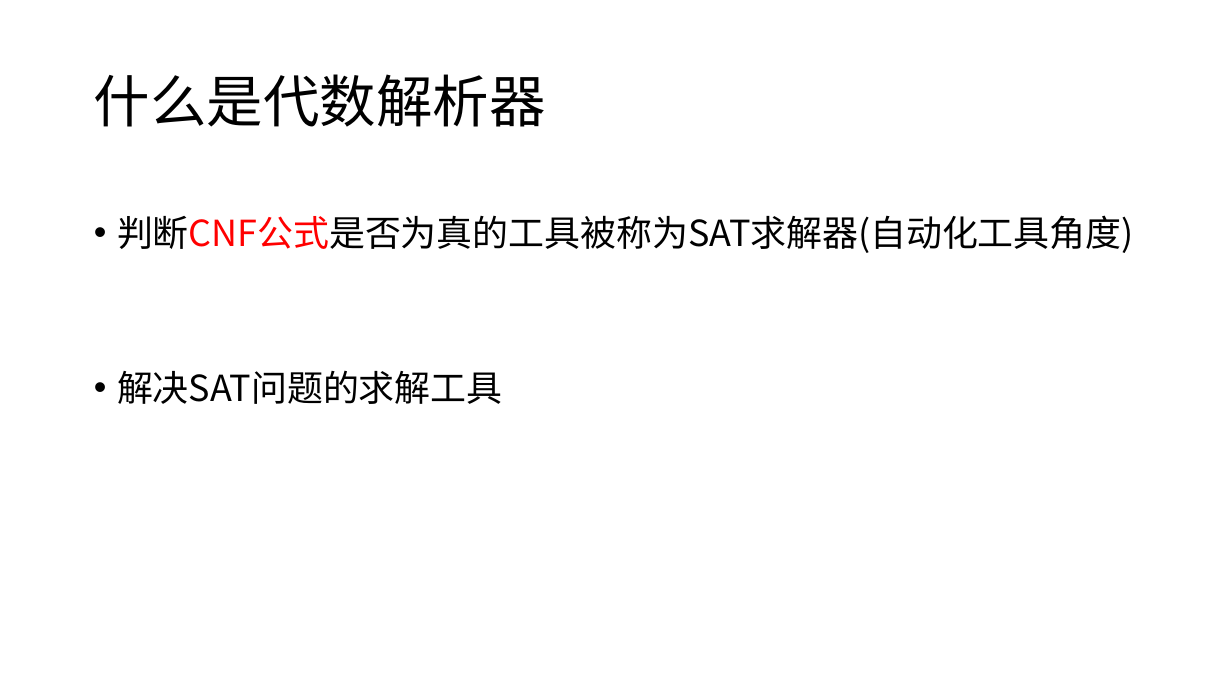
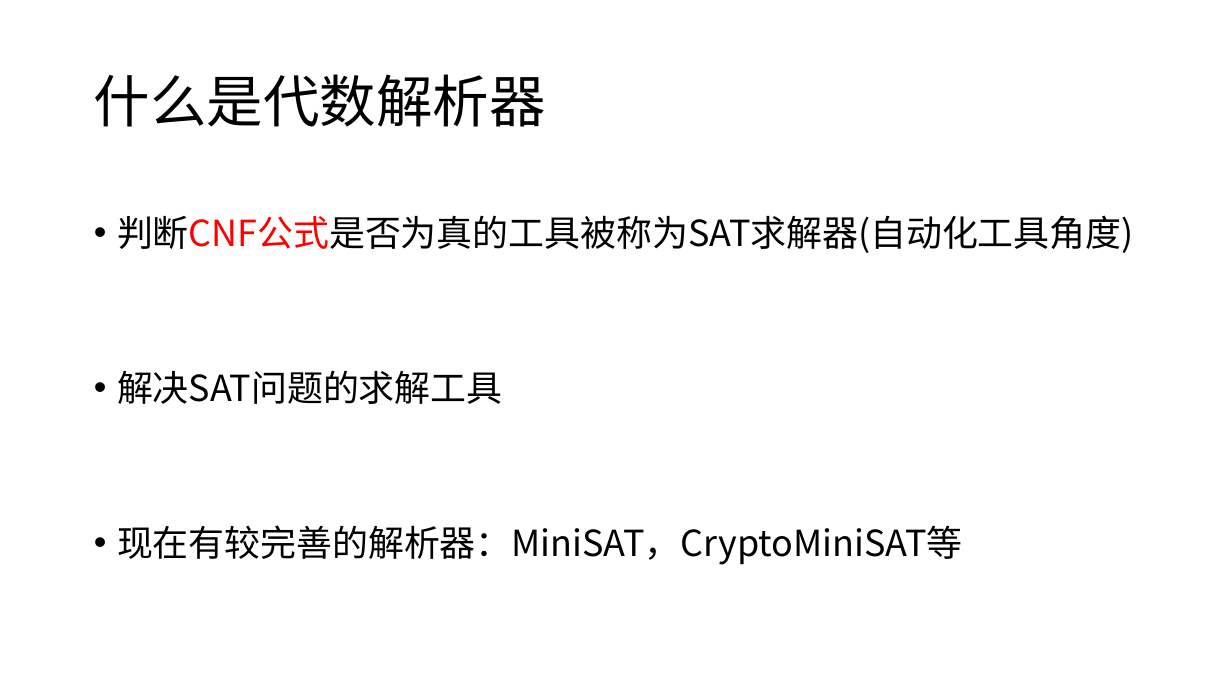
Before and after one commit to yberlin/hello-world, a slide deck: slide 3 of 数电/代数解析器与其密码学领域的应用.pptx. Drawn at 1232x693 pixels with LibreOffice and Linux fonts; fonts in the diff are those of the drawing. Boxes give left, top, right and bottom in pixels: in the first picture for what was removed or moved away, otherwise in the second. Text is boxed around its words. In the diff, an @@ line names an element or a change of style, - is before the commit and + after.

```diff
--- a/数电/代数解析器与其密码学领域的应用.pptx
+++ b/数电/代数解析器与其密码学领域的应用.pptx
@@ text at bbox=[117, 525, 963, 565]: paragraph added @@
+• 现在有较完善的解析器：MiniSAT，CryptoMiniSAT等
```
Also in this commit, not shown: 1 other slide changed, 3 slides added, 1 slide removed.
